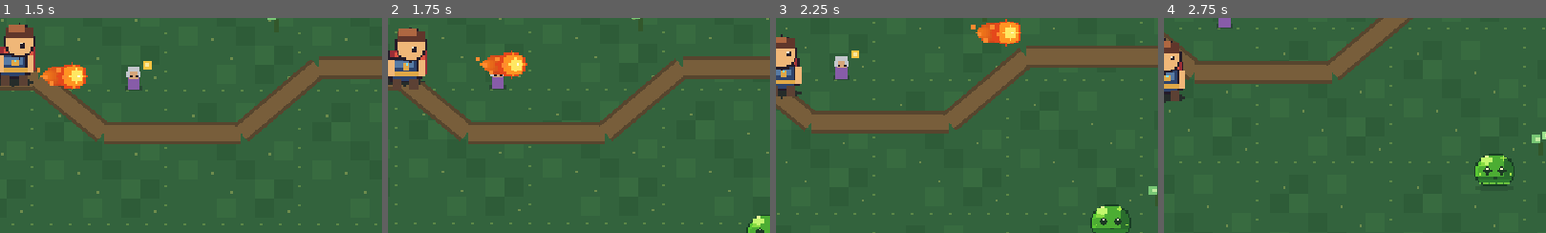
Above: before the commit, frames 1-4 (left to right).
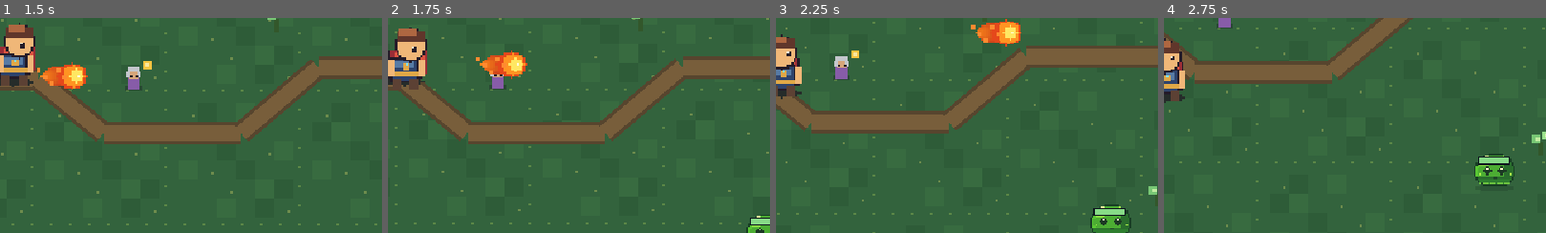
Above: after the commit, the same moments.

Repository: DoctorStrangeSH/Skyward-Tales
Game: Godot game, scene res://scenes/title_menu.tscn
The game is run twice, just before and just after one commit, with the same random seed, the same clock (stepped at 60 frames per second) and the same inputs.
Inputs (mouse positions are % of the whole screen's width and height, from its top left):
- Up to frame 1 (1.5 s): click "Новая игра" at 0.5 s; tap Enter at 1.25 s; move the mouse to (72, 45) at 1.27 s; press the mouse at (72, 45) at 1.28 s; hold D (move_right) from 1.28 s (still down)
- Up to frame 2 (1.75 s): keep holding D (move_right)
- Up to frame 3 (2.25 s): move the mouse to (30, 55) at 2.02 s; release D (move_right) at 2.03 s; release the mouse at (30, 55) at 2.03 s; hold S (move_down) from 2.03 s (still down); tap E (interact) at 2.1 s
- Up to frame 4 (2.75 s): keep holding S (move_down)
The pictures show only the part of the screen within x 50-100%, y 34-84%; the shares and areas given below are measured in that part.

Frame 1 is identical in both runs. In frame 2, 0.2% of the frame differs, in the area x 94-100%, y 92-97%; in frame 3, 0.3%; in frame 4, 0.3%, in the area x 82-91%, y 64-69%.

Commit message:
feat: add enemy health bars, damage numbers and attack warnings

Diff:
--- a/scripts/enemy.gd
+++ b/scripts/enemy.gd
@@ -4,6 +4,7 @@
 signal defeated(xp_reward: int)
 
 const DIRECTIONAL_SPRITE_SCRIPT := preload("res://scripts/directional_sprite.gd")
+const FEEDBACK_SCRIPT := preload("res://scripts/enemy_combat_feedback.gd")
 const SLIME_SHEET := "res://assets/sprites/enemies/forest_slime_true8.png"
 
 @export var max_health: int = 32
@@ -15,6 +16,7 @@
 var slow_time_left: float = 0.0
 var slow_factor: float = 1.0
 var visual: DirectionalSprite
+var combat_feedback: EnemyCombatFeedback
 
 func _ready() -> void:
 	add_to_group("enemies")
@@ -34,6 +36,9 @@
 	visual.set_direction_vector(Vector2.DOWN)
 	visual.modulate = base_visual_tint
 	add_child(visual)
+	combat_feedback = FEEDBACK_SCRIPT.new() as EnemyCombatFeedback
+	combat_feedback.set_health(health, max_health)
+	add_child(combat_feedback)
 
 enum BrainState { IDLE, CHASE, RETURN, RETREAT }
 
@@ -166,11 +171,14 @@
 	velocity = Vector2.ZERO
 	visual.set_moving(false)
 	visual.modulate = Color(1.0, 0.58, 0.34) if attack_state == AttackState.WINDUP else Color(1.0, 0.88, 0.62)
+	combat_feedback.set_warning(attack_state == AttackState.WINDUP)
 
 func _cancel_special_attack() -> void:
 	attack_state = AttackState.NONE
 	attack_timer = 0.0
 	attack_has_hit = false
+	if combat_feedback != null:
+		combat_feedback.set_warning(false)
 	if visual != null:
 		visual.modulate = base_visual_tint
 
@@ -186,6 +194,7 @@
 		visual.set_moving(false)
 		if attack_timer <= 0.0:
 			attack_state = AttackState.LUNGE
+			combat_feedback.set_warning(false)
 			attack_timer = attack_lunge_duration
 			visual.modulate = Color(1.0, 0.88, 0.62)
 		return true
@@ -213,6 +222,9 @@
 
 func take_damage(amount: int) -> void:
 	health -= amount
+	if combat_feedback != null:
+		combat_feedback.set_health(health, max_health)
+		combat_feedback.show_damage(amount)
 	if health <= 0:
 		defeated.emit(xp_reward)
 		queue_free()
--- /dev/null
+++ b/scripts/enemy_combat_feedback.gd
@@ -0,0 +1,46 @@
+extends Node2D
+class_name EnemyCombatFeedback
+
+var max_health: int = 1
+var health: int = 1
+var damage_amount: int = 0
+var damage_timer: float = 0.0
+var warning: bool = false
+var elite: bool = false
+
+func _ready() -> void:
+	z_index = 30
+	queue_redraw()
+
+func set_health(current: int, maximum: int) -> void:
+	max_health = maxi(1, maximum)
+	health = clampi(current, 0, max_health)
+	queue_redraw()
+
+func show_damage(amount: int) -> void:
+	damage_amount = maxi(0, amount)
+	damage_timer = 0.72
+	queue_redraw()
+
+func set_warning(enabled: bool) -> void:
+	if warning == enabled:
+		return
+	warning = enabled
+	queue_redraw()
+
+func _process(delta: float) -> void:
+	if damage_timer > 0.0:
+		damage_timer = maxf(0.0, damage_timer - delta)
+		queue_redraw()
+
+func _draw() -> void:
+	var width: float = 34.0 if elite else 25.0
+	var left: float = -width / 2.0
+	draw_rect(Rect2(left - 1, -29, width + 2, 7), Color(0.06, 0.08, 0.12))
+	draw_rect(Rect2(left, -28, width, 5), Color(0.29, 0.19, 0.20))
+	draw_rect(Rect2(left, -28, width * float(health) / float(max_health), 5), Color(0.94, 0.56, 0.24) if elite else Color(0.53, 0.86, 0.53))
+	if warning:
+		draw_arc(Vector2(0, -1), 13.0 if elite else 10.0, 0.0, TAU, 18, Color(1.0, 0.28, 0.21, 0.9), 2.0)
+	if damage_timer > 0.0:
+		var drift: float = (0.72 - damage_timer) * 20.0
+		draw_string(ThemeDB.fallback_font, Vector2(-6, -34 - drift), str(damage_amount), HORIZONTAL_ALIGNMENT_LEFT, -1, 12, Color(1.0, 0.92, 0.73, damage_timer / 0.72))
--- a/scripts/grove_guardian.gd
+++ b/scripts/grove_guardian.gd
@@ -18,12 +18,15 @@
 	base_visual_tint = Color(0.97, 0.67, 0.29)
 	visual.modulate = base_visual_tint
 	visual.scale = Vector2.ONE * 2.4
+	combat_feedback.elite = true
+	combat_feedback.set_health(health, max_health)
 
 func take_damage(amount: int) -> void:
 	if health <= 0:
 		return
 	if not enraged and health - amount <= max_health / 2 and health - amount > 0:
 		enraged = true
+		combat_feedback.set_warning(true)
 		move_speed = 44.0
 		attack_cooldown_duration = 1.2
 		base_visual_tint = Color(1.0, 0.35, 0.36)
--- /dev/null
+++ b/tests/combat_feedback.gd
@@ -0,0 +1,39 @@
+extends SceneTree
+
+func _initialize() -> void:
+	call_deferred("_run")
+
+func _run() -> void:
+	var enemy: SlimeEnemy = load("res://scripts/enemy.gd").new() as SlimeEnemy
+	root.add_child(enemy)
+	await process_frame
+	if enemy.combat_feedback == null:
+		push_error("FEEDBACK TEST FAILED: health indicator absent")
+		quit(1)
+		return
+	enemy.take_damage(9)
+	if enemy.combat_feedback.health != 23 or enemy.combat_feedback.damage_amount != 9 or enemy.combat_feedback.damage_timer <= 0.0:
+		push_error("FEEDBACK TEST FAILED: damage feedback incorrect")
+		quit(1)
+		return
+	enemy.attack_windup_duration = 0.4
+	enemy._start_special_attack(Vector2.RIGHT)
+	if not enemy.combat_feedback.warning:
+		push_error("FEEDBACK TEST FAILED: windup warning absent")
+		quit(1)
+		return
+	enemy._cancel_special_attack()
+	if enemy.combat_feedback.warning:
+		push_error("FEEDBACK TEST FAILED: warning not cleared")
+		quit(1)
+		return
+	var boss: GroveGuardian = load("res://scripts/grove_guardian.gd").new() as GroveGuardian
+	root.add_child(boss)
+	await process_frame
+	boss.take_damage(85)
+	if not boss.enraged or not boss.combat_feedback.elite or boss.combat_feedback.health != 75 or not boss.combat_feedback.warning:
+		push_error("FEEDBACK TEST FAILED: guardian warning, health or elite style")
+		quit(1)
+		return
+	print("COMBAT FEEDBACK TEST OK: health, damage numbers, windup and guardian phase")
+	quit(0)
Not shown, changed: docs/AI_HANDOFF.md
Not shown, changed: docs/ROADMAP.md
